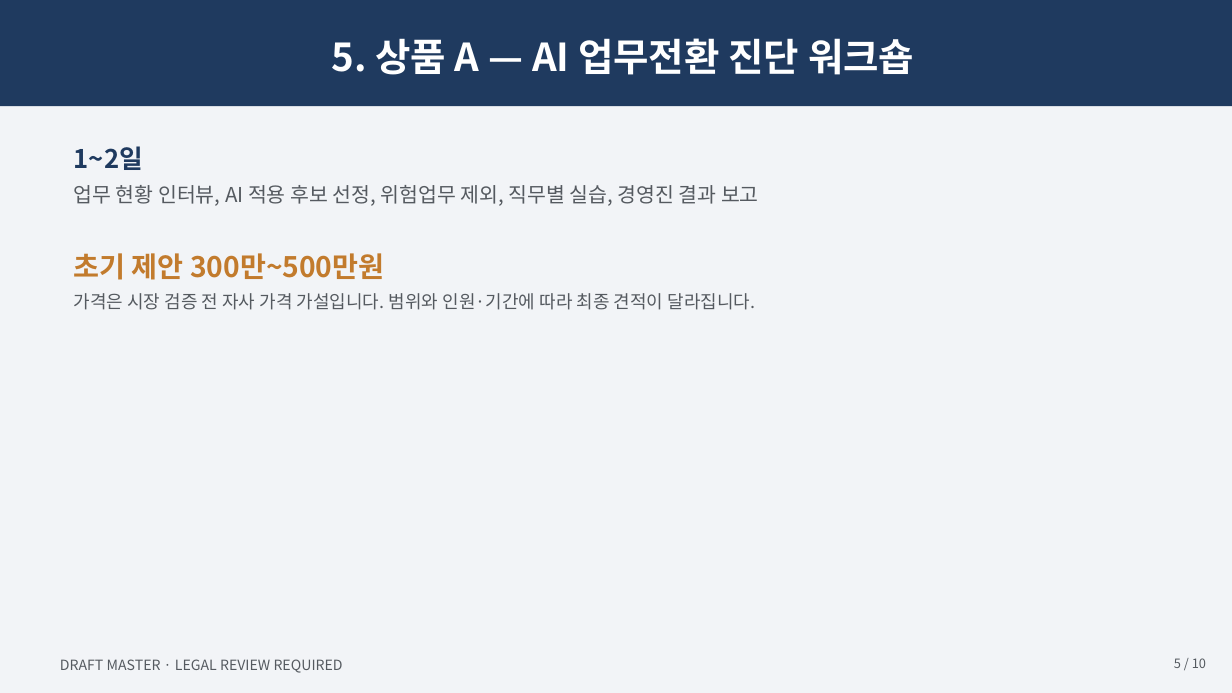
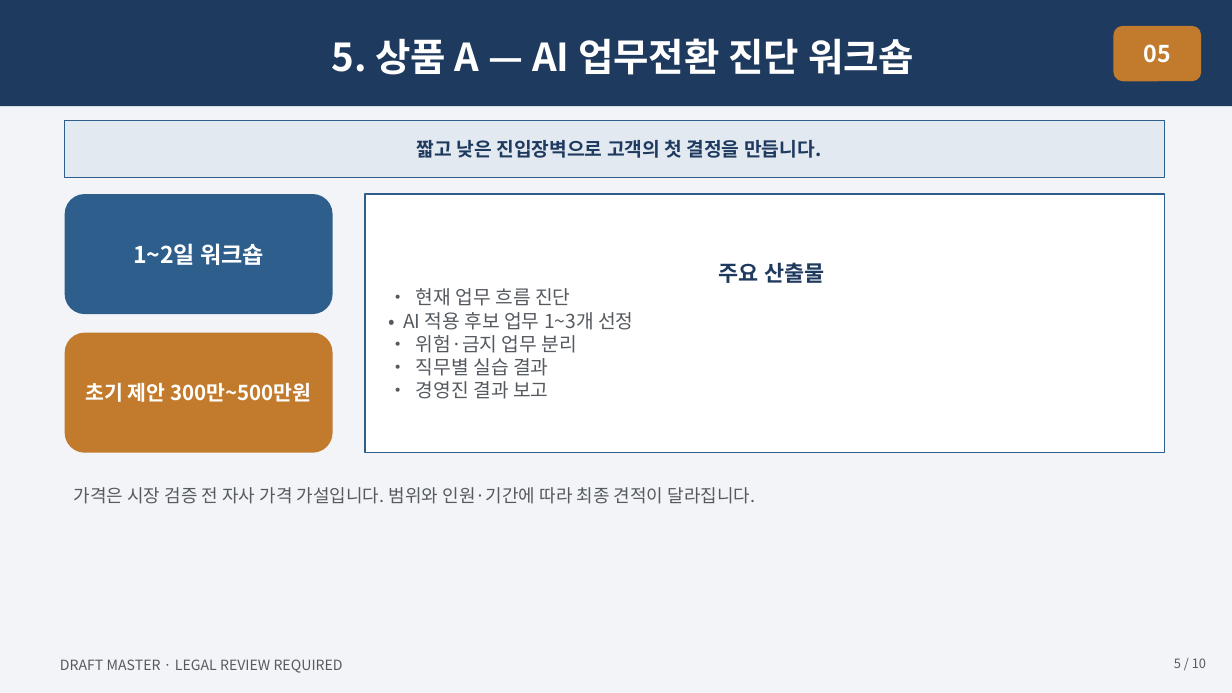
Before and after one commit to skerishKang/ai-revenue-lab, a slide deck: slide 5 of docs/commercial/business-35-ai-media-education-dx/customer-package/Business35_Master_Proposal_10p.pptx. Drawn at 1232x693 pixels with LibreOffice and Linux fonts; fonts in the diff are those of the drawing. Boxes give left, top, right and bottom in pixels: in the first picture for what was removed or moved away, otherwise in the second. Text is boxed around its words. In the diff, an @@ line names an element or a change of style, - is before the commit and + after.

```diff
--- a/docs/commercial/business-35-ai-media-education-dx/customer-package/Business35_Master_Proposal_10p.pptx
+++ b/docs/commercial/business-35-ai-media-education-dx/customer-package/Business35_Master_Proposal_10p.pptx
@@ rounded rectangle added at (1114,26,1202,81), fill #C27B2D, 18 pt, text #FFFFFF, bold @@
+05
@@ rectangle added at (65,120,1165,177), fill #E3E9F0, outline #2E5E8C 0.75 pt, 15 pt, text #1F3A5F, bold @@
+짧고 낮은 진입장벽으로 고객의 첫 결정을 만듭니다.
@@ text at (74,146,759,280): paragraphs removed @@
-1~2일
-업무 현황 인터뷰, AI 적용 후보 선정, 위험업무 제외, 직무별 실습, 경영진 결과 보고
-초기 제안 300만~500만원
@@ rounded rectangle added at (65,194,333,314), fill #2E5E8C, 18 pt, text #FFFFFF, bold @@
+1~2일 워크숍
@@ rectangle added at (365,194,1165,453), fill #FFFFFF, outline #2E5E8C 1 pt, 15 pt, text #555A60 @@
+주요 산출물
+• 현재 업무 흐름 진단
+• AI 적용 후보 업무 1~3개 선정
+• 위험·금지 업무 분리
+• 직무별 실습 결과
+• 경영진 결과 보고
@@ rounded rectangle added at (65,333,333,453), fill #C27B2D, 16 pt, text #FFFFFF, bold @@
+초기 제안 300만~500만원
@@ text "가격은 시장 검증 전 자사 ...": place and size @@
-text "가격은 시장 검증 전 자사 ..." at (74,146,759,310)
+text "가격은 시장 검증 전 자사 ..." at (74,487,756,504)
```
Also in this commit, not shown: 9 other slides changed, 19 other files.
